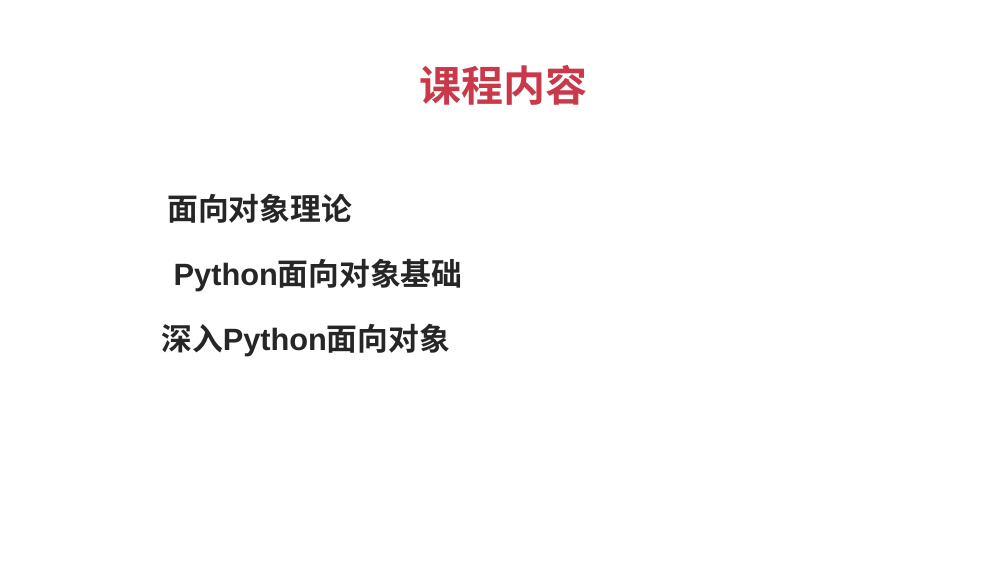
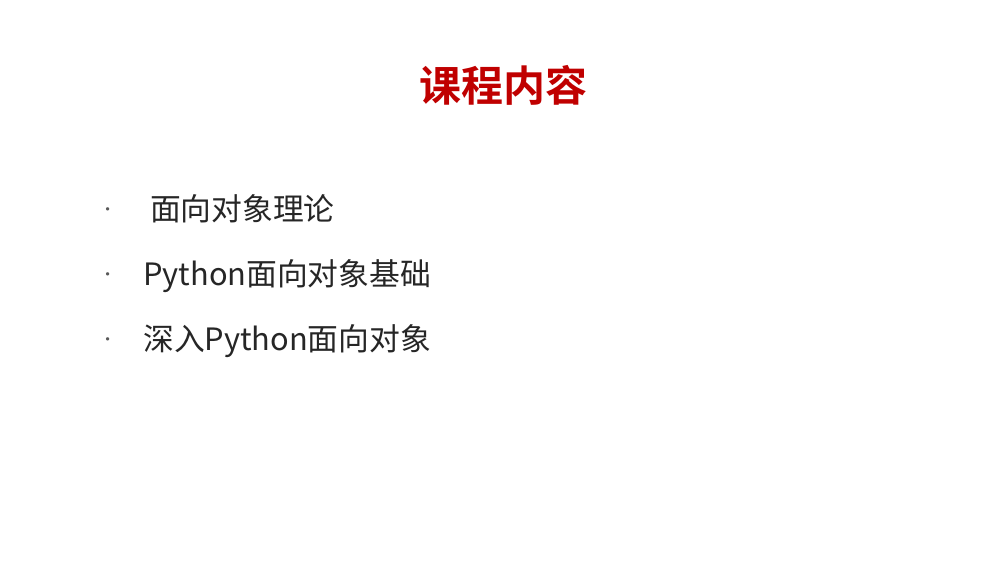
Before and after one commit to albert-feng/Python_OOP, a slide deck: slide 4 of ppt/1-Python面向对象课程介绍.pptx. Drawn at 1008x567 pixels with LibreOffice and Linux fonts; fonts in the diff are those of the drawing. Boxes give left, top, right and bottom in pixels: in the first picture for what was removed or moved away, otherwise in the second. Text is boxed around its words. In the diff, an @@ line names an element or a change of style, - is before the commit and + after.

```diff
--- a/ppt/1-Python面向对象课程介绍.pptx
+++ b/ppt/1-Python面向对象课程介绍.pptx
@@ title "课程内容" at (420, 65, 588, 105): font Arial to Noto Sans CJK SC, text colour #C9394A to #C00000 @@
@@ text "面向对象理论" at (143, 194, 431, 357): font Arial to Noto Sans CJK SC, bold off; bullet none to ● @@
```
Also in this commit, not shown: 2 other slides changed, 6 other files.
